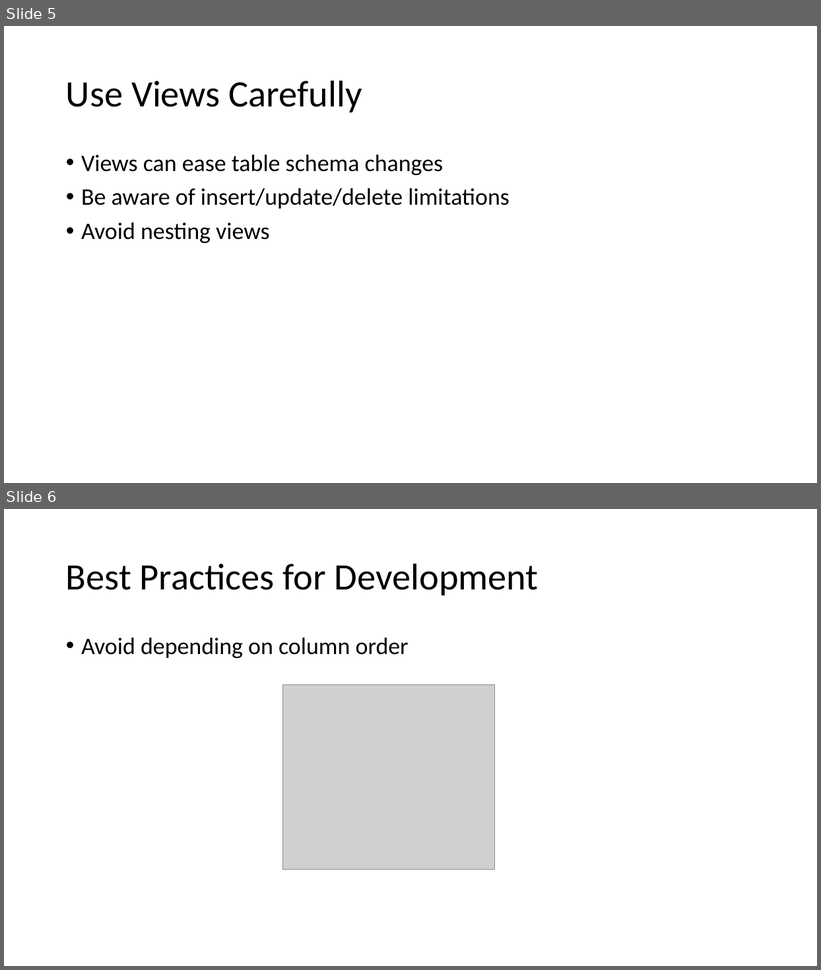
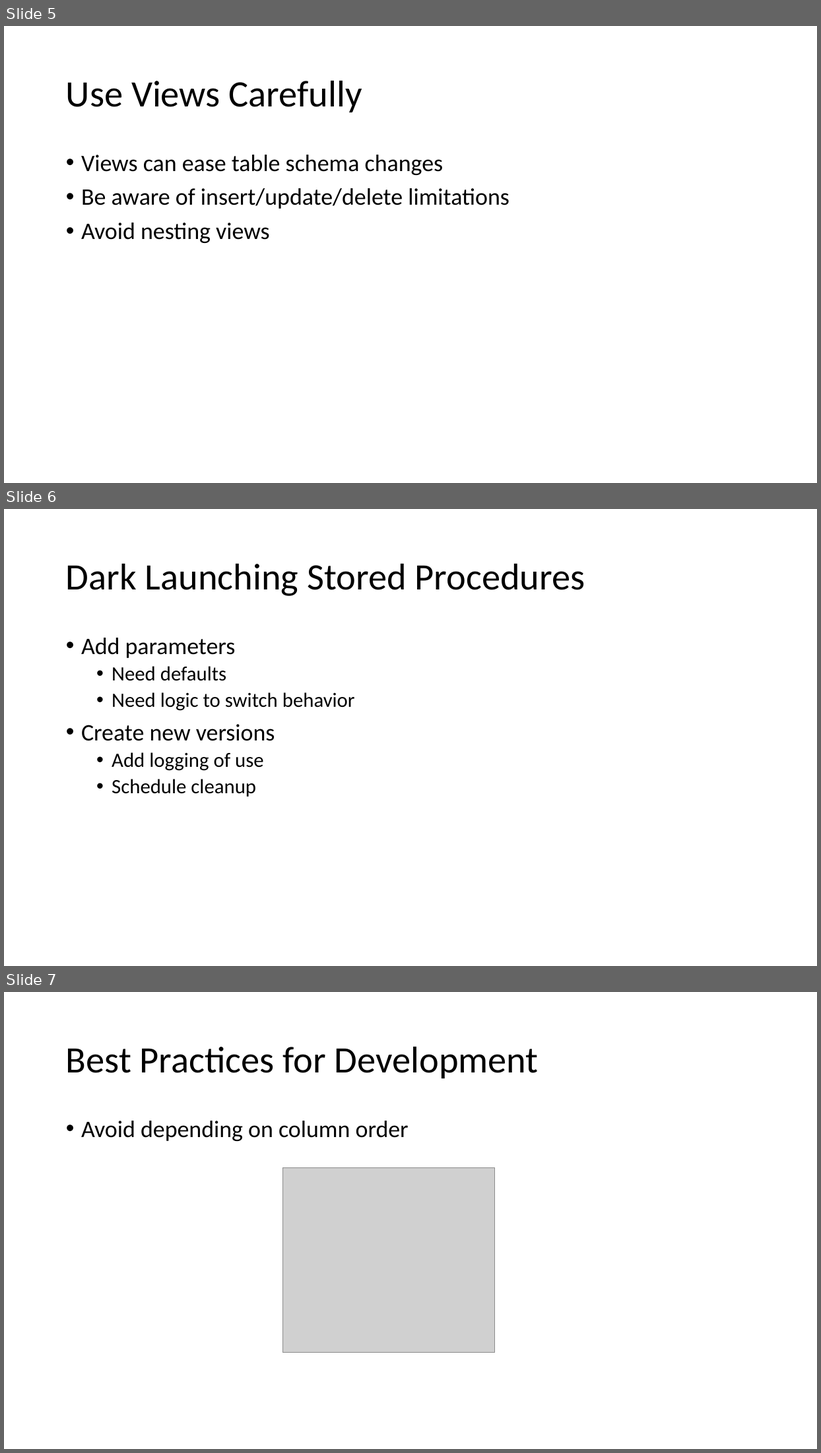
Before and after one commit to way0utwest/DatabaseDevOpsMS, a slide deck: Section 4 - Advanced Topics/4.0DatabaseDevOps.pptx. Shown one above the other, each under a label of ours: slides 5 and 6 before the commit, slides 5, 6 and 7 after it. The pictures are 821x970 and 821x1453 pixels, drawn with LibreOffice and Linux fonts; fonts in the diff are those of the drawing; grey boxes stand for pictures. Boxes give left, top, right and bottom in pixels: in the first picture for what was removed or moved away, otherwise in the second. Text is boxed around its words. In the diff, an @@ line names an element or a change of style, - is before the commit and + after.

```diff
--- a/Section 4 - Advanced Topics/4.0DatabaseDevOps.pptx
+++ b/Section 4 - Advanced Topics/4.0DatabaseDevOps.pptx
@@ slide 6 added at box(4, 509, 817, 966), background #FFFFFF @@
@@ title added at box(66, 563, 585, 596), 44 pt, text #000000 @@
+Dark Launching Stored Procedures
@@ text added at box(81, 638, 355, 797), 24 pt, text #000000 @@
+• Add parameters
+  • Need defaults
+  • Need logic to switch behavior
+• Create new versions
+  • Add logging of use
+  • Schedule cleanup
@@ what was slide 6 is now slide 7 @@
```
Also in this commit, not shown: 2 other files.
